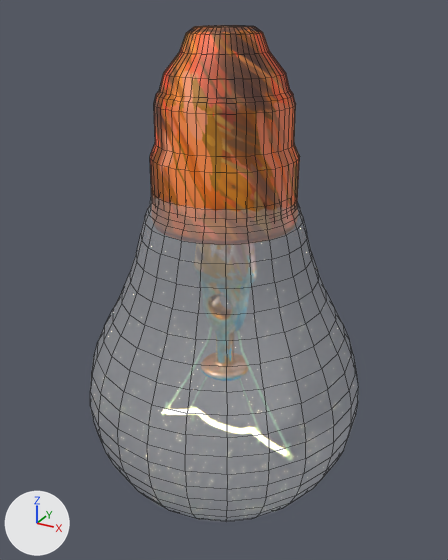
One commit to the FBX model Assets/_BrainBoxParadox/Art/Models/ProbLightBulb.fbx: the scene before it, then after it.
Both versions are drawn from a 50 mm lens placed at (1.84, -3.32, -5.54), pointed at (-0.01, 0.04, -7.22). The lights are fixed; the arrows at lower left show +X, +Y and +Z. Mesh edges are drawn as thin lines. Where no turn or scale is listed for an object, it has been applied to the vertices.

The first picture shows 'Glas', 'Metal_Piece_End'.
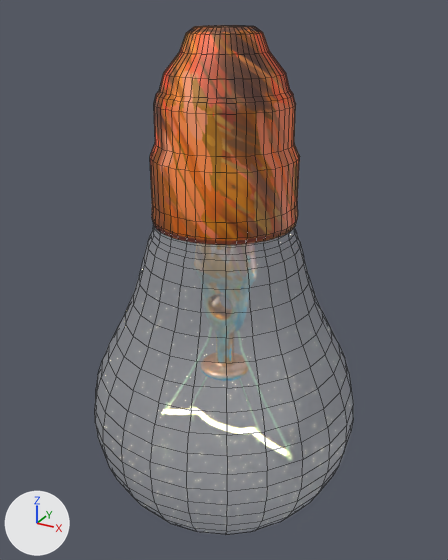
The edits, one by one:
Object 'Glas' (ob_glas) moves from (0.0, 0.0, -6.053) to (0.0, 0.0, -6.235).
Object 'Glas' (ob_glas) is rescaled from (1.0, 1.0, 1.0) to (0.98, 0.98, 0.98).

Location of each change, (x1, y1, x2, y2) in pixels of the pictures (448 x 560 px):
'Glas', moved, rescaled
    before: (90, 192, 358, 521)
    after: (95, 224, 353, 535)
